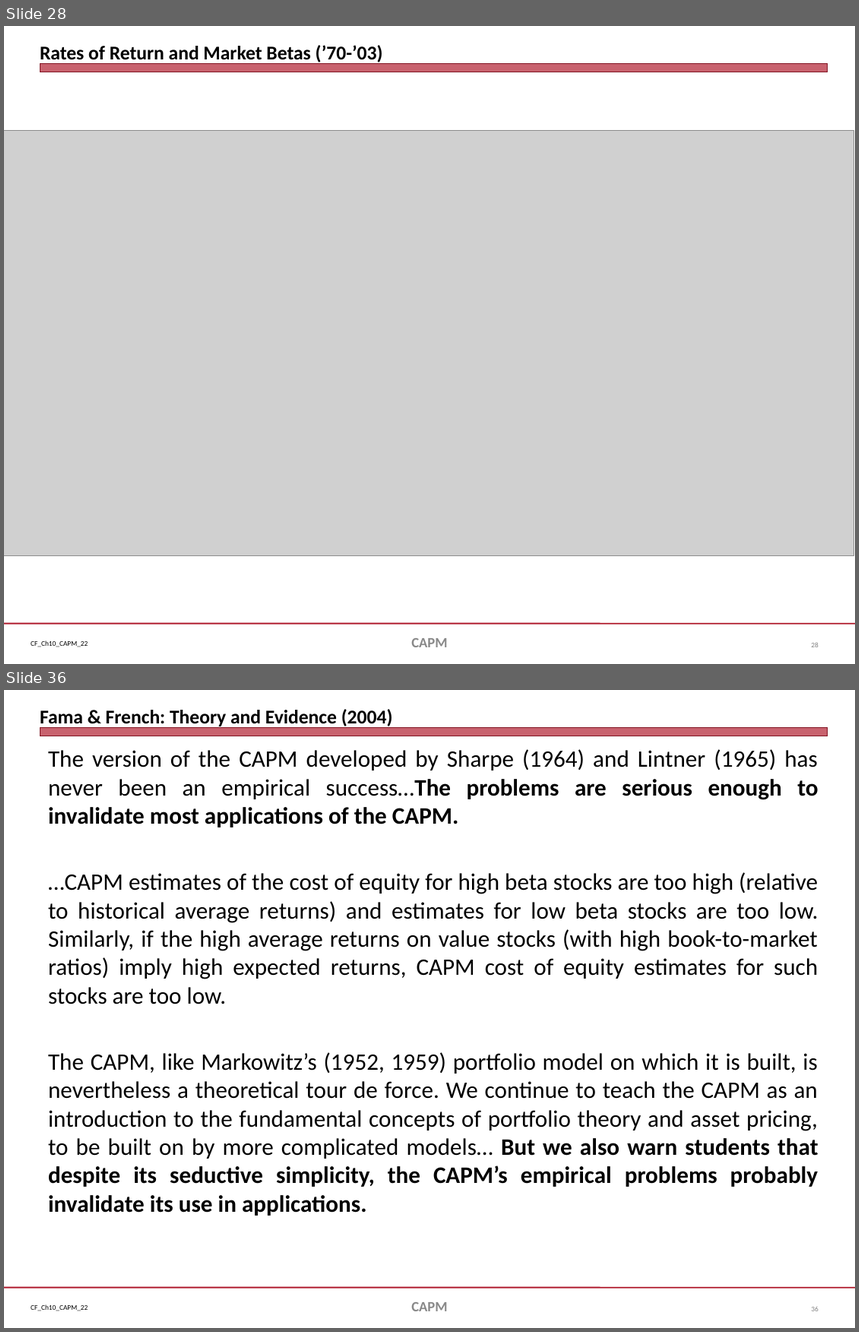
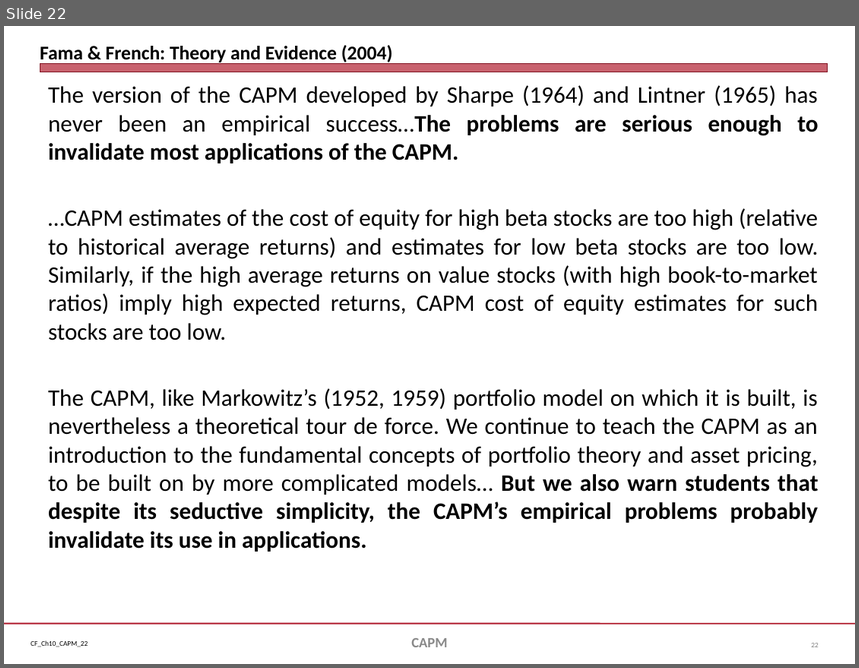
Before and after one commit to jmc877/Corporate-Finance, a slide deck: slides/CF_Ch10_CAPM_22.pptx. Shown one above the other, each under a label of ours: slides 28 and 36 before the commit, slide 22 after it; the slides between them are not shown. The pictures are 859x1332 and 859x668 pixels, drawn with LibreOffice and Linux fonts; fonts in the diff are those of the drawing; grey boxes stand for pictures. Boxes give left, top, right and bottom in pixels: in the first picture for what was removed or moved away, otherwise in the second. Text is boxed around its words. In the diff, an @@ line names an element or a change of style, - is before the commit and + after.

```diff
--- a/slides/CF_Ch10_CAPM_22.pptx
+++ b/slides/CF_Ch10_CAPM_22.pptx
@@ slide 28 removed at <box>4,26,855,664</box>, background #FFFFFF; not listed: 3 template elements that a slide beside it also shows @@
@@ title removed at <box>40,45,383,64</box> @@
-Rates of Return and Market Betas (’70-’03)
@@ picture removed at <box>4,131,854,556</box> @@
@@ text removed at <box>411,639,447,648</box> @@
-CAPM
@@ page number removed at <box>811,643,818,648</box> @@
-28
@@ what was slide 36 is now slide 22 @@
@@ page number at <box>811,643,818,648</box>: text changed @@
-36
+22
```
Also in this commit, not shown: 8 slides changed, 13 other slides removed, 4 other files.
